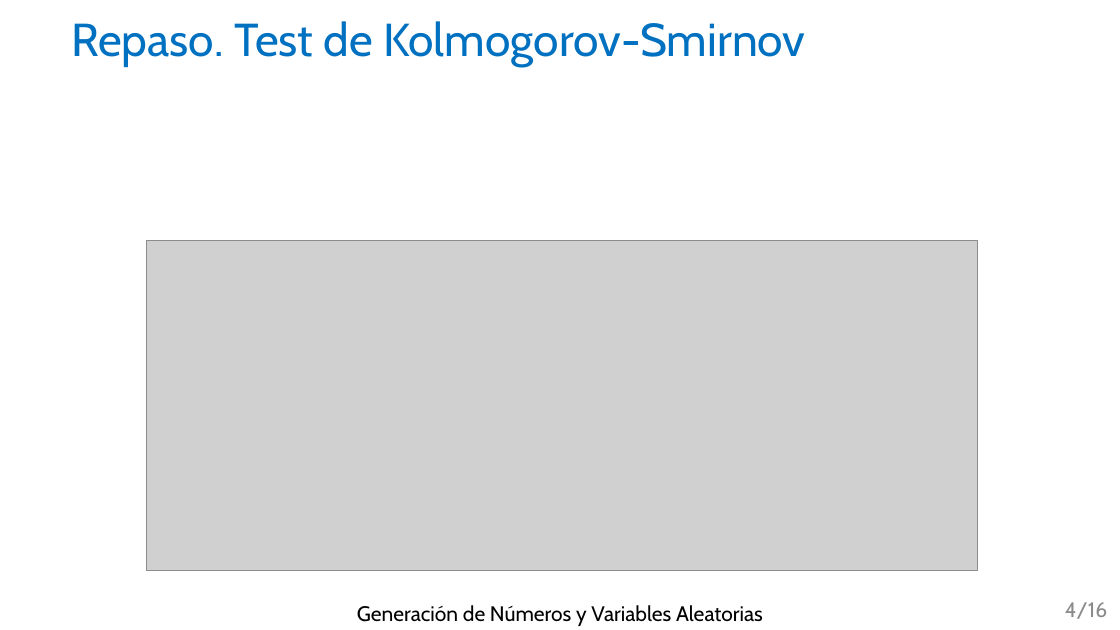
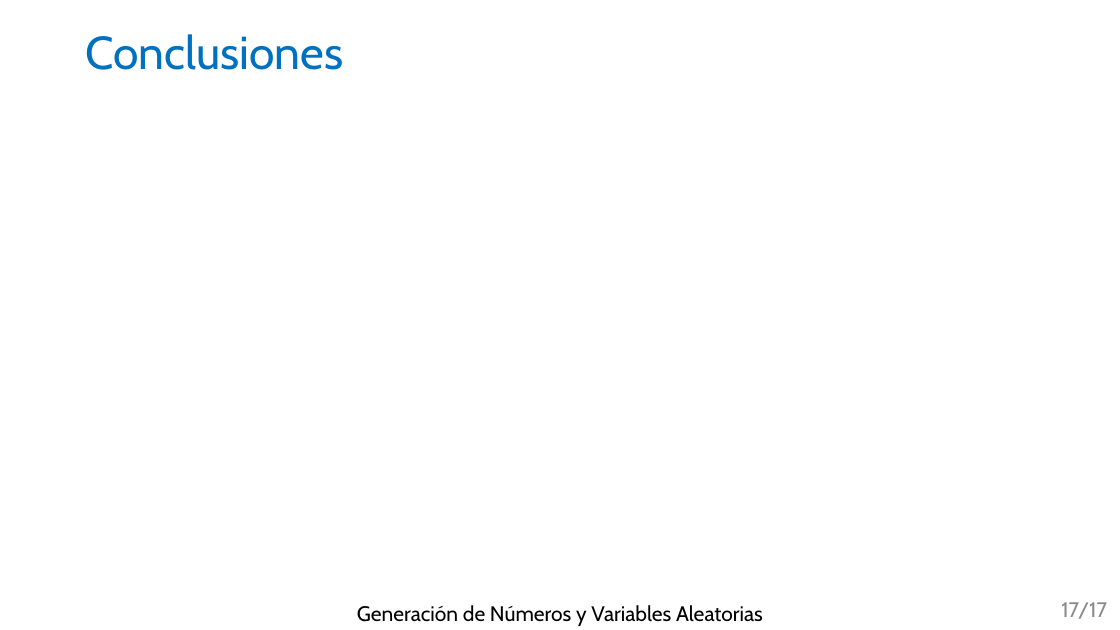
Before and after one commit to aanxel/MetodosDeSimulacion, a slide deck: slide 17 of Practica1/memoria/PresentacionEjercicio1.pptx (slide 4 before the commit). Drawn at 1120x630 pixels with LibreOffice and Linux fonts; fonts in the diff are those of the drawing; grey boxes stand for pictures. Boxes give left, top, right and bottom in pixels: in the first picture for what was removed or moved away, otherwise in the second. Text is boxed around its words. In the diff, an @@ line names an element or a change of style, - is before the commit and + after.

```diff
--- a/Practica1/memoria/PresentacionEjercicio1.pptx
+++ b/Practica1/memoria/PresentacionEjercicio1.pptx
@@ title at <box>85,34,343,70</box>: text changed @@
-Repaso. Test de Kolmogorov-Smirnov
+Conclusiones
@@ picture removed at <box>146,240,977,571</box> @@
@@ page number at <box>1061,602,1107,619</box>: text changed @@
-4/16
+17/17
```
Also in this commit, not shown: 4 other slides changed, 3 slides added, 1 slide removed, 37 other files.
